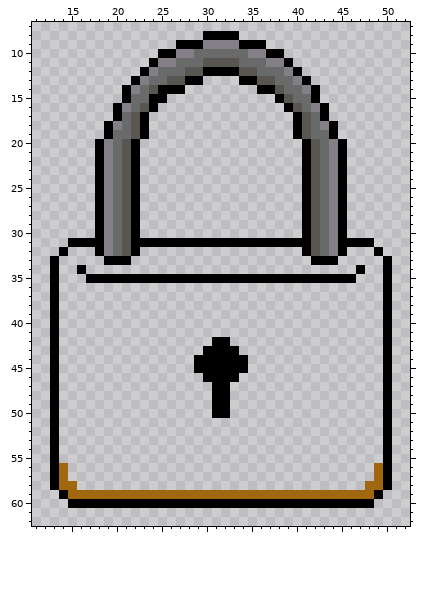
Pixel-art file: Stock/LockAseprite.aseprite. This is how it looked before the edit.
64x64 pixels, 1 frame. Shown: x 11..52, y 7..62.
And afterwards:
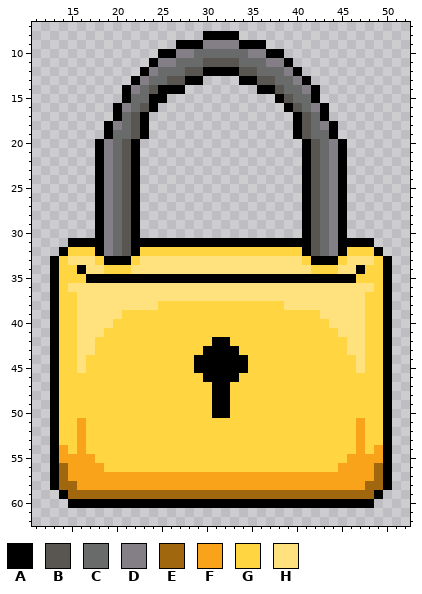
Palette (. is transparent): A #000000  B #595652  C #696a6a  D #847e87  E #a0670e  F #f9a31b  G #ffd541  H #ffe27d
What changed:
--- layer "Layer 1"
@@ x 11..52 @@
 31 ....AAAADCBAAAAAAAAAAAAAAAAAAAABCDAAAA....
-32 ...A...ADCBA..................ABCDA...A...
-33 ..A.....AAA....................AAA.....A..
-34 ..A..A..............................A..A..
-35 ..A...AAAAAAAAAAAAAAAAAAAAAAAAAAAAAA...A..
-36 ..A....................................A..
-37 ..A....................................A..
-38 ..A....................................A..
-39 ..A....................................A..
-40 ..A....................................A..
-41 ..A....................................A..
-42 ..A.................AA.................A..
-43 ..A................AAAA................A..
-44 ..A...............AAAAAA...............A..
-45 ..A...............AAAAAA...............A..
-46 ..A................AAAA................A..
-47 ..A.................AA.................A..
-48 ..A.................AA.................A..
-49 ..A.................AA.................A..
-50 ..A.................AA.................A..
-51 ..A....................................A..
-52 ..A....................................A..
-53 ..A....................................A..
-54 ..A....................................A..
-55 ..A....................................A..
-56 ..AE..................................EA..
-57 ..AE..................................EA..
-58 ..AEE................................EEA..
+32 ...AGGGADCBAGGGGGGGGGGGGGGGGGGABCDAGGGA...
+33 ..AGHHHGAAAGHHHHHHHHHHHHHHHHHHGAAAGHHHGA..
+34 ..AGGAHHGGGHHHHHHHHHHHHHHHHHHHHGGGHHAGGA..
+35 ..AGGGAAAAAAAAAAAAAAAAAAAAAAAAAAAAAAGGGA..
+36 ..AGHHHHHHHHHHHHHHHHHHHHHHHHHHHHHHHHHHGA..
+37 ..AGGHHHHHHHHHHHHHHHHHHHHHHHHHHHHHHHHGGA..
+38 ..AGGHHHHHHHHHGGGGGGGGGGGGGGHHHHHHHHHGGA..
+39 ..AGGHHHHHGGGGGGGGGGGGGGGGGGGGGGHHHHHGGA..
+40 ..AGGHHHHGGGGGGGGGGGGGGGGGGGGGGGGHHHHGGA..
+41 ..AGGHHHGGGGGGGGGGGGGGGGGGGGGGGGGGHHHGGA..
+42 ..AGGHHGGGGGGGGGGGGGAAGGGGGGGGGGGGGHHGGA..
+43 ..AGGHHGGGGGGGGGGGGAAAAGGGGGGGGGGGGHHGGA..
+44 ..AGGHGGGGGGGGGGGGAAAAAAGGGGGGGGGGGGHGGA..
+45 ..AGGHGGGGGGGGGGGGAAAAAAGGGGGGGGGGGGHGGA..
+46 ..AGGGGGGGGGGGGGGGGAAAAGGGGGGGGGGGGGGGGA..
+47 ..AGGGGGGGGGGGGGGGGGAAGGGGGGGGGGGGGGGGGA..
+48 ..AGGGGGGGGGGGGGGGGGAAGGGGGGGGGGGGGGGGGA..
+49 ..AGGGGGGGGGGGGGGGGGAAGGGGGGGGGGGGGGGGGA..
+50 ..AGGGGGGGGGGGGGGGGGAAGGGGGGGGGGGGGGGGGA..
+51 ..AGGFGGGGGGGGGGGGGGGGGGGGGGGGGGGGGGFGGA..
+52 ..AGGFGGGGGGGGGGGGGGGGGGGGGGGGGGGGGGFGGA..
+53 ..AGGFGGGGGGGGGGGGGGGGGGGGGGGGGGGGGGFGGA..
+54 ..AFGFGGGGGGGGGGGGGGGGGGGGGGGGGGGGGGFGFA..
+55 ..AFFFFGGGGGGGGGGGGGGGGGGGGGGGGGGGGFFFFA..
+56 ..AEFFFFGGGGGGGGGGGGGGGGGGGGGGGGGGFFFFEA..
+57 ..AEFFFFFFFFFFFFFFFFFFFFFFFFFFFFFFFFFFEA..
+58 ..AEEFFFFFFFFFFFFFFFFFFFFFFFFFFFFFFFFEEA..
 59 ...AEEEEEEEEEEEEEEEEEEEEEEEEEEEEEEEEEEA...
